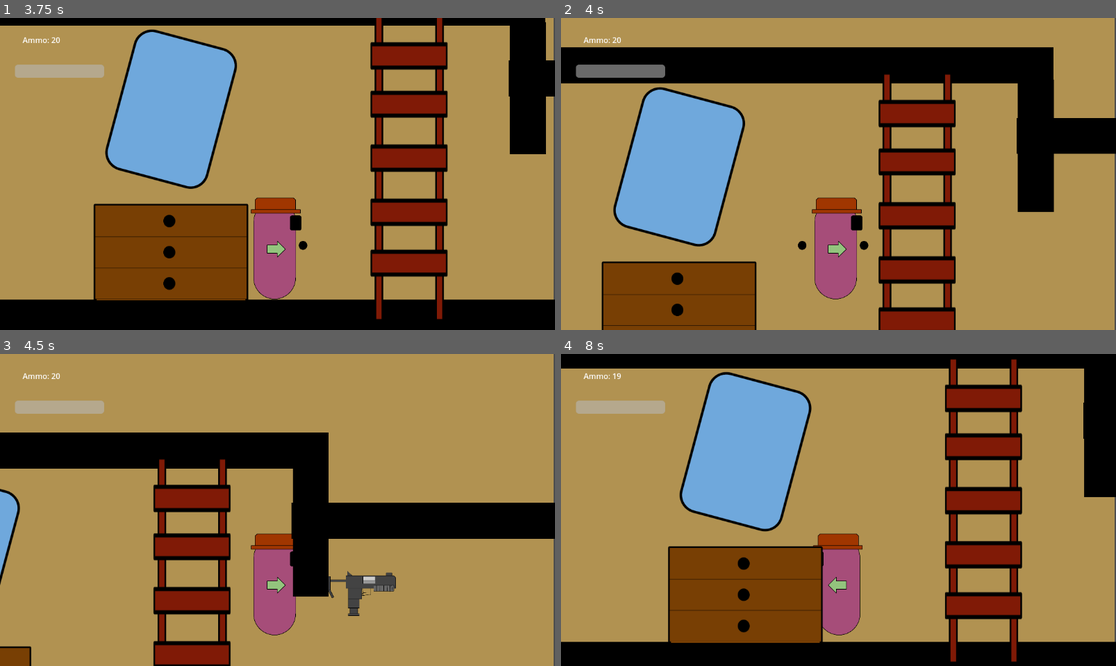
Above: before the commit, frames 1-4 (two rows, left to right).
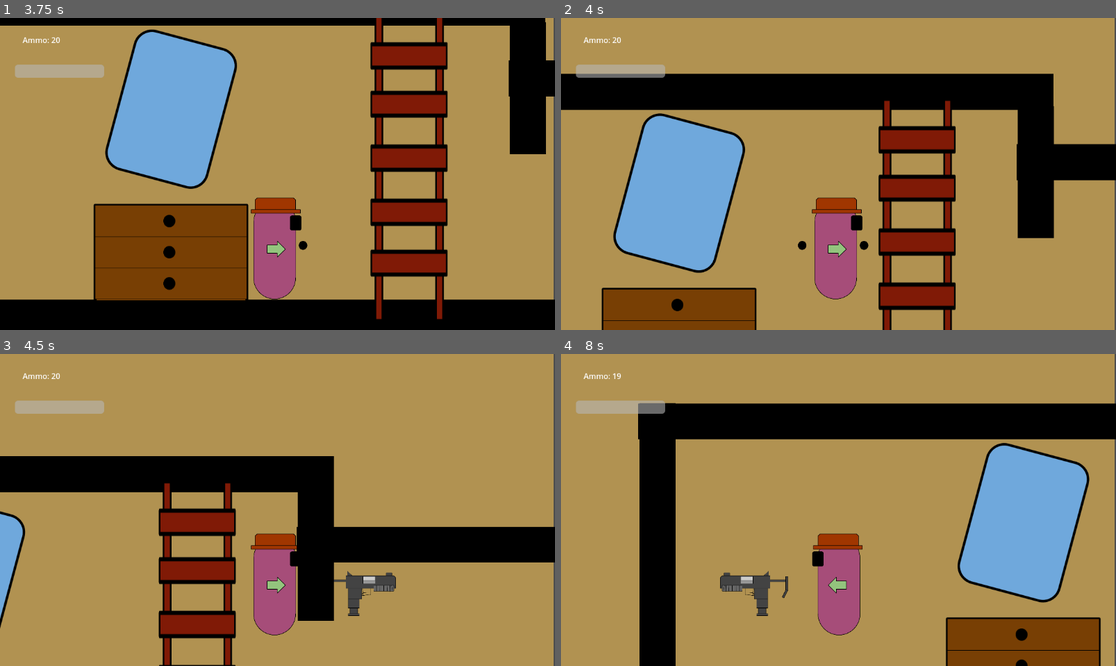
Above: after the commit, the same moments.

Repository: TrinityXon/No-Excuses-Nathan
Game: Godot game, scene res://Levels/UILevels/MainMenu.tscn
Same seed, same stepped clock (60 frames per second), same inputs: the game is played once before the commit and once after it. The engine's default icon, where the game draws it, is replaced by a stand-in: a white triangle on a blue panel in a dark square.
Inputs:
- Up to frame 1 (3.75 s): click "Play" at 0.5 s; tap Enter at 1.25 s; hold Right (Move_Right) 1.28-2.78 s; tap F (Pickup) at 1.35, 2.1, 3.05 s; tap W (Jump) at 1.52, 2.27 s; hold Left (MoveLeft) 2.78-3.53 s; hold Ctrl (Shoot) 2.78-3.53 s; hold Right (Move_Right) from 3.53 s (still down); tap C (crouch) at 3.6 s
- Up to frame 2 (4 s): keep holding Right (Move_Right); tap W (Jump) at 3.77 s; tap F (Pickup) at 3.8 s
- Up to frame 3 (4.5 s): keep holding Right (Move_Right); tap Tab (equip) at 4.35 s
- Up to frame 4 (8 s): tap W (Jump) at 4.52, 5.27, 6.77, 7.52 s; tap F (Pickup) at 4.55, 5.1, 5.85, 6.8, 7.55 s; release Right (Move_Right) at 5.03 s; hold Left (MoveLeft) 5.03-5.78 s; hold Right (Move_Right) 5.78-6.53 s; hold Left (MoveLeft) from 6.53 s (still down); tap Ctrl (Shoot) at 6.6 s; tap C (crouch) at 7.35 s

Frame 1 is identical in both runs. In frame 2, 32% of the frame differs, in the area x 0-100%, y 9-100%; in frame 3, 24%; in frame 4, 56%, in the area x 0-100%, y 0-100%.

Commit message:
Sloppy ahh crouch(Last revert state)

Diff:
--- a/Game_Objects/Interactable/Ladder.tscn
+++ b/Game_Objects/Interactable/Ladder.tscn
@@ -15,4 +15,7 @@
 scale = Vector2(0.103293, 0.103293)
 texture = ExtResource("2_qo4w2")
 
+[connection signal="area_exited" from="Pickup" to="." method="_on_pickup_area_exited"]
+[connection signal="body_entered" from="Pickup" to="." method="_on_pickup_body_entered"]
+[connection signal="body_exited" from="Pickup" to="." method="_on_pickup_body_exited"]
 [connection signal="hasPicked" from="Pickup" to="." method="_on_pickup_has_picked"]
--- a/Game_Objects/Interactable/LadderLogic.gd
+++ b/Game_Objects/Interactable/LadderLogic.gd
@@ -2,4 +2,8 @@
 
 func _on_pickup_has_picked(body):
 	if body.has_method("changeMovement"):
-		body.changeMovement()
+		body.changeMovement(true)
+
+func _on_pickup_body_exited(body):
+	if body.has_method("changeMovement"):
+		body.changeMovement(false)
--- a/Game_Objects/Player/Nathan_Main.gd
+++ b/Game_Objects/Player/Nathan_Main.gd
@@ -230,5 +230,8 @@
 
 	isCrouching = false
 
-func changeMovement():
-	canClimb = true
+func changeMovement(climb: bool):
+	if climb:
+		canClimb = true
+	if not climb:
+		canClimb = false
